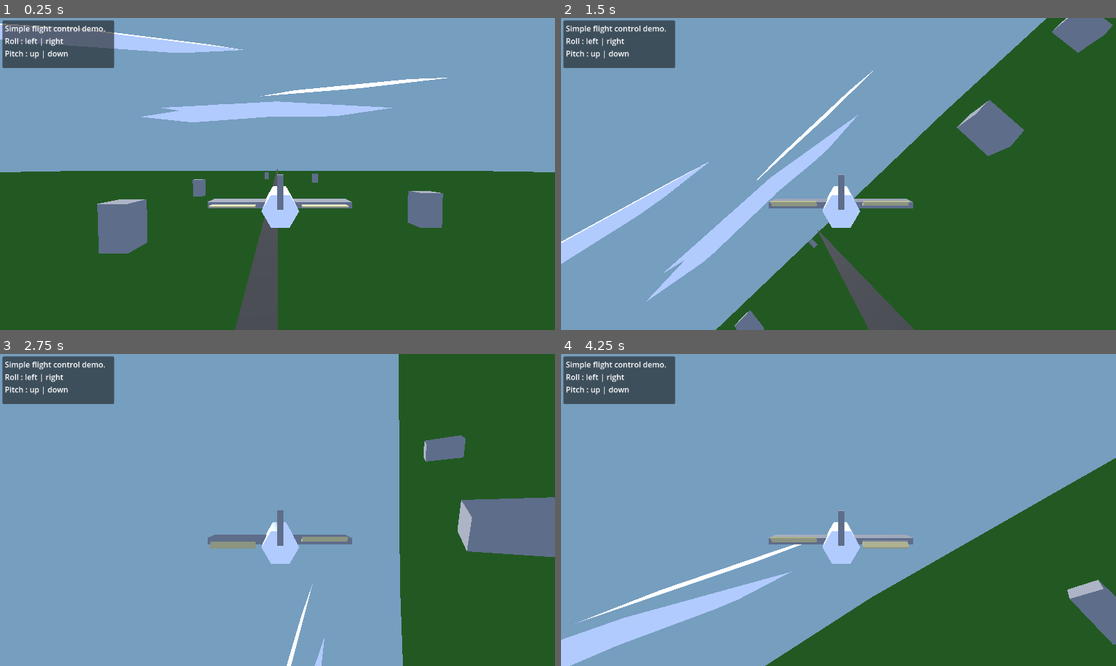
Above: before the commit, frames 1-4 (two rows, left to right).
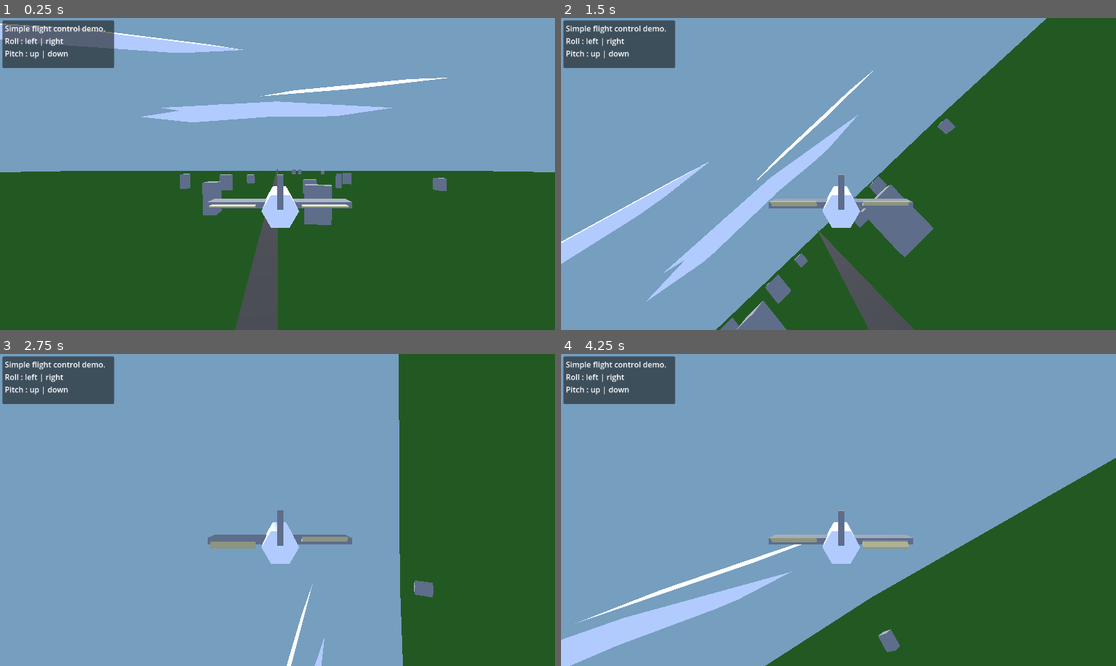
Above: after the commit, the same moments.

Repository: pipehat/godot41_flight_controller_example
Game: Godot game, scene res://world.tscn
Two runs of this game, one before a commit and one after it. Both use one fixed random seed, a clock stepped at 60 frames per second and the inputs below.
Inputs:
- Up to frame 1 (0.25 s): no input
- Up to frame 2 (1.5 s): hold Right (ui_right) 0.53-1.28 s; hold Down (ui_down) from 1.28 s (still down)
- Up to frame 3 (2.75 s): release Down (ui_down) at 2.03 s; hold Right (ui_right) from 2.03 s (still down)
- Up to frame 4 (4.25 s): release Right (ui_right) at 2.78 s; hold Up (ui_up) 2.78-3.53 s; hold Left (ui_left) from 3.53 s (still down)

The runs differ from the first frame. In frame 1, 3.6% of the frame differs, in the area x 17-81%, y 48-76%; in frame 2, 4.2%, in the area x 28-100%, y 0-100%; in frame 3, 3.7%; in frame 4, 1.2%.

Commit message:
Notes

Diff:
--- a/world.tscn
+++ b/world.tscn
@@ -42,24 +42,6 @@
 [node name="ground" type="CSGBox3D" parent="."]
 transform = Transform3D(999, 0, 0, 0, 0.1, 0, 0, 0, 999, 0, 0, 0)
 material = SubResource("StandardMaterial3D_lrkjh")
-
-[node name="CSGBox3D" type="CSGBox3D" parent="ground"]
-transform = Transform3D(0.00269363, 0, 0, 0, 50, 0, 0, 0, 0.003003, -0.0226298, 26.1523, -0.0586451)
-
-[node name="CSGBox3D3" type="CSGBox3D" parent="ground"]
-transform = Transform3D(0.003003, 0, 0, 0, 50, 0, 0, 0, 0.003003, 0.0486782, 26.1523, -0.0273116)
-
-[node name="CSGBox3D4" type="CSGBox3D" parent="ground"]
-transform = Transform3D(0.003003, 0, 0, 0, 50, 0, 0, 0, 0.003003, 0.0231075, 26.1523, -0.0273116)
-
-[node name="CSGBox3D5" type="CSGBox3D" parent="ground"]
-transform = Transform3D(0.003003, 0, 0, 0, 50, 0, 0, 0, 0.003003, 0.0231075, 26.1523, -0.115635)
-
-[node name="CSGBox3D6" type="CSGBox3D" parent="ground"]
-transform = Transform3D(0.003003, 0, 0, 0, 50, 0, 0, 0, 0.003003, -0.00721559, 26.1523, -0.151846)
-
-[node name="CSGBox3D2" type="CSGBox3D" parent="ground"]
-transform = Transform3D(0.003003, 0, 0, 0, 50, 0, 0, 0, 0.003003, -0.0153978, 26.1523, -0.0187985)
 
 [node name="road" type="CSGBox3D" parent="."]
 transform = Transform3D(2.269, 0, 0, 0, 0.05, 0, 0, 0, 2267.21, 0, 0.1, 0)
@@ -117,3 +99,50 @@
 text = "Simple flight control demo.
 Roll : left | right
 Pitch : up | down"
+
+[node name="buildings" type="Marker3D" parent="."]
+
+[node name="CSGBox3D" type="CSGBox3D" parent="buildings"]
+transform = Transform3D(2.35744, 0, 0, 0, 5.90408, 0, 0, 0, 4.03505, -11.1649, 3.06516, -35.4364)
+
+[node name="CSGBox3D2" type="CSGBox3D" parent="buildings"]
+transform = Transform3D(0.405516, 0, 3.9749, 0, 5.90408, 0, -2.32231, 0, 0.694089, 7.42327, 3.06516, -28.6585)
+
+[node name="CSGBox3D3" type="CSGBox3D" parent="buildings"]
+transform = Transform3D(0.0717873, 0, -4.03318, 0, 5.90408, 0, 2.35635, 0, 0.122873, 11.9474, 1.7639, -65.2327)
+
+[node name="buildings2" type="Marker3D" parent="."]
+transform = Transform3D(1, 0, 0, 0, 1, 0, 0, 0, 1, -25.762, 0, -45.3889)
+
+[node name="CSGBox3D" type="CSGBox3D" parent="buildings2"]
+transform = Transform3D(2.35744, 0, 0, 0, 5.90408, 0, 0, 0, 4.03505, -11.1649, 3.06516, -35.4364)
+
+[node name="CSGBox3D2" type="CSGBox3D" parent="buildings2"]
+transform = Transform3D(0.405516, 0, 3.9749, 0, 5.90408, 0, -2.32231, 0, 0.694089, 7.42327, 3.06516, -28.6585)
+
+[node name="CSGBox3D3" type="CSGBox3D" parent="buildings2"]
+transform = Transform3D(0.0717873, 0, -4.03318, 0, 5.90408, 0, 2.35635, 0, 0.122873, 11.9474, 1.7639, -65.2327)
+
+[node name="buildings3" type="Marker3D" parent="."]
+transform = Transform3D(-0.150122, 0, -0.988667, 0, 1, 0, 0.988667, 0, -0.150122, 0.322918, 0, -96.0663)
+
+[node name="CSGBox3D" type="CSGBox3D" parent="buildings3"]
+transform = Transform3D(2.35744, 0, 0, 0, 5.90408, 0, 0, 0, 4.03505, -11.1649, 3.06516, -35.4364)
+
+[node name="CSGBox3D2" type="CSGBox3D" parent="buildings3"]
+transform = Transform3D(0.405516, 0, 3.9749, 0, 5.90408, 0, -2.32231, 0, 0.694089, 7.42327, 3.06516, -28.6585)
+
+[node name="CSGBox3D3" type="CSGBox3D" parent="buildings3"]
+transform = Transform3D(0.0717873, 0, -4.03318, 0, 5.90408, 0, 2.35635, 0, 0.122873, 11.9474, 1.7639, -65.2327)
+
+[node name="buildings4" type="Marker3D" parent="."]
+transform = Transform3D(0.584335, 0, -0.811513, 0, 1, 0, 0.811513, 0, 0.584335, 0.322918, 0, -233.656)
+
+[node name="CSGBox3D" type="CSGBox3D" parent="buildings4"]
+transform = Transform3D(2.35744, 0, 0, 0, 5.90408, 0, 0, 0, 4.03505, -11.1649, 3.06516, -35.4364)
+
+[node name="CSGBox3D2" type="CSGBox3D" parent="buildings4"]
+transform = Transform3D(0.405516, 0, 3.9749, 0, 5.90408, 0, -2.32231, 0, 0.694089, 7.42327, 3.06516, -28.6585)
+
+[node name="CSGBox3D3" type="CSGBox3D" parent="buildings4"]
+transform = Transform3D(0.0717873, 0, -4.03318, 0, 5.90408, 0, 2.35635, 0, 0.122873, 11.9474, 1.7639, -65.2327)
Not shown, added: export_presets.cfg
Not shown, added: NOTES.md
